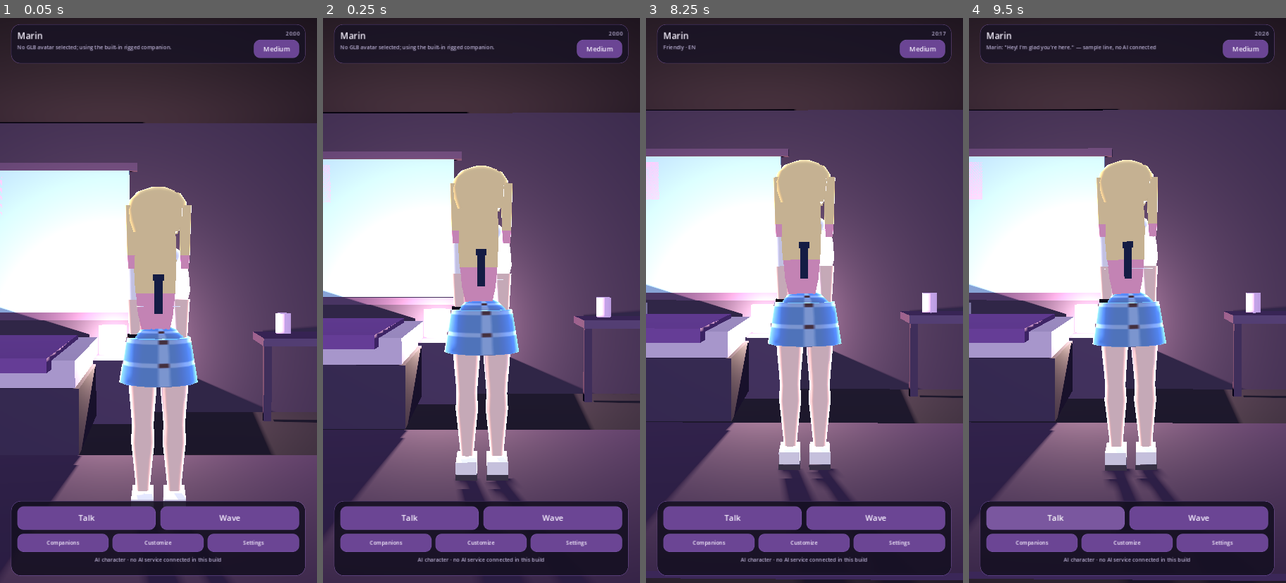
Above: before the commit, frames 1-4 (left to right).
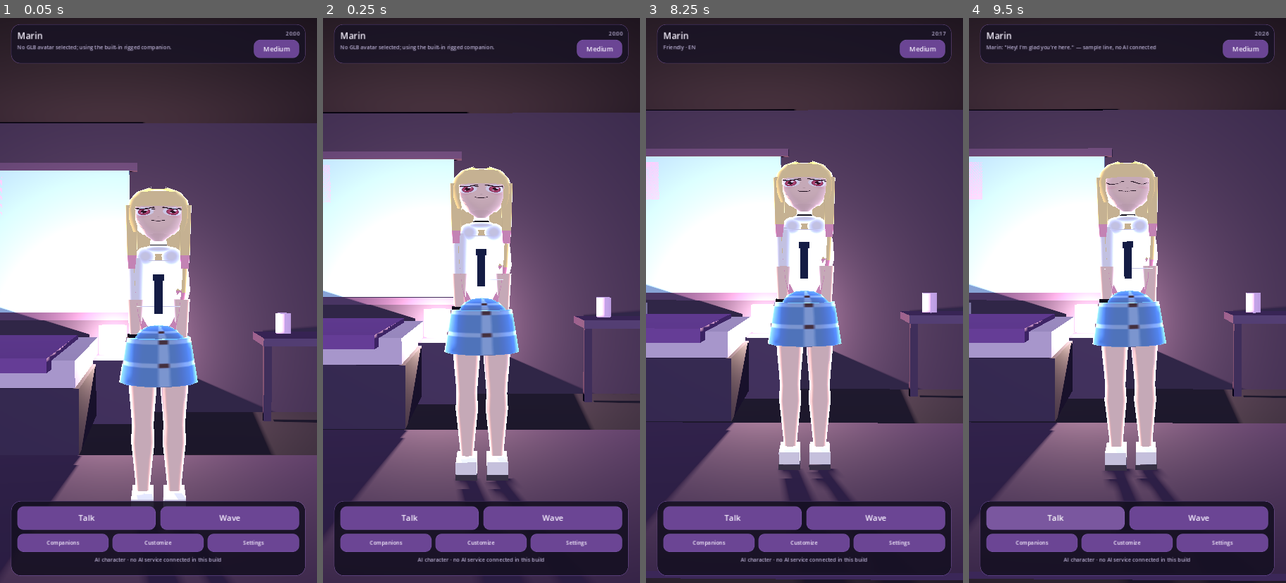
Above: after the commit, the same moments.

Repository: technicalnihilist-lgtm/waifu-world
Game: Godot game, scene res://scenes/main.tscn
Two runs of this game, one before a commit and one after it. Both use one fixed random seed, a clock stepped at 60 frames per second and the inputs below.
Inputs:
- Up to frame 1 (0.05 s): no input
- Up to frame 2 (0.25 s): no input
- Up to frame 3 (8.25 s): click "Medium" at 0.5 s; click "Talk" at 1.25 s; click "Wave" at 2 s; click "Companions" at 2.75 s; click "Customize" at 3.5 s; click "Medium" at 4.25 s; click "Modern Bedroom" at 5 s; click "Automatic day / night cycle" at 5.75 s; click "Use live weather in the room" at 6.5 s; click "Refresh weather now" at 7.25 s; click "Medium" at 8 s
- Up to frame 4 (9.5 s): click "Talk" at 8.75 s

The runs differ from the first frame. In frame 1, 2.6% of the frame differs, in the area x 40-60%, y 29-57%; in frame 2, 2.4%; in frame 3, 2.3%; in frame 4, 2.3%.

Commit message:
fix(avatar): hair shell opening was on the back
The hair shells were built in the head's rotated UV frame, so their 90-degree
opening ended up behind her and the camera looked at the back of her head.
Shells are now built in plain world angles, open around +Z.

Diff:
--- a/scripts/avatar/rigged_avatar.gd
+++ b/scripts/avatar/rigged_avatar.gd
@@ -406,24 +406,24 @@
 		{"y": 0.115, "rx": 0.172, "rz": 0.170},
 		{"y": 0.055, "rx": 0.168, "rz": 0.166},
 		{"y": 0.000, "rx": 0.150, "rz": 0.150},
-	], 0, -PI * 0.5, PI * 0.75, PI * 2.25), _bone_position("head", Vector3.ZERO))
+	], 0, 0.0, PI * 0.75, PI * 2.25), _bone_position("head", Vector3.ZERO))
 	# Fringe across the forehead, above the eyes.
 	_add_part("hair", "head", _loft([
 		{"y": 0.205, "rx": 0.120, "rz": 0.128},
 		{"y": 0.160, "rx": 0.150, "rz": 0.156},
 		{"y": 0.128, "rx": 0.152, "rz": 0.158},
-	], 0, -PI * 0.5, PI * 0.18, PI * 0.82), _bone_position("head", Vector3.ZERO))
+	], 0, 0.0, PI * 0.20, PI * 0.80), _bone_position("head", Vector3.ZERO))
 	# Long length down the back, blonde then pink tips.
 	_add_part("hair", "head", _loft([
 		{"y": 0.030, "rx": 0.150, "rz": 0.140},
 		{"y": -0.150, "rx": 0.160, "rz": 0.130},
 		{"y": -0.320, "rx": 0.150, "rz": 0.115},
-	], 0, -PI * 0.5, PI * 0.80, PI * 2.20), _bone_position("head", Vector3(0, 0, -0.020)))
+	], 0, 0.0, PI * 0.80, PI * 2.20), _bone_position("head", Vector3(0, 0, -0.020)))
 	_add_part("hair_tip", "head", _loft([
 		{"y": -0.310, "rx": 0.150, "rz": 0.115},
 		{"y": -0.430, "rx": 0.132, "rz": 0.100},
 		{"y": -0.520, "rx": 0.100, "rz": 0.078},
-	], 0, -PI * 0.5, PI * 0.80, PI * 2.20), _bone_position("head", Vector3(0, 0, -0.020)))
+	], 0, 0.0, PI * 0.80, PI * 2.20), _bone_position("head", Vector3(0, 0, -0.020)))
 	# Two front locks beside the face, ending in pink.
 	_add_part("hair", "head", _loft([
 		{"y": 0.140, "rx": 0.034, "rz": 0.030},
